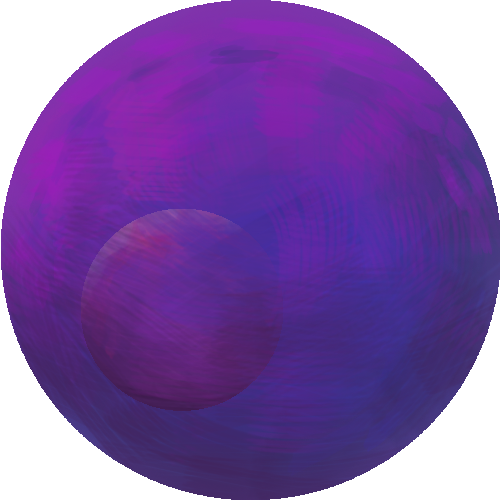
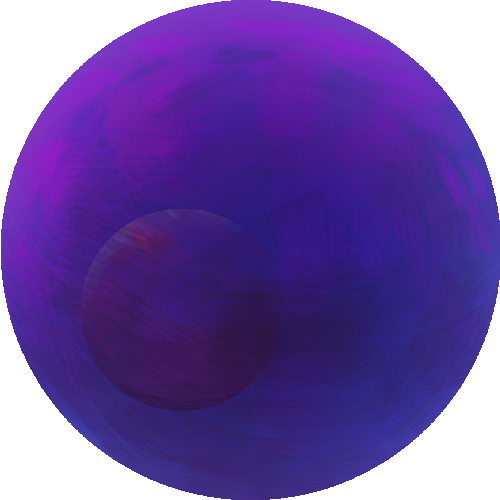
Comparing the layer stacks of the two w=500, h=500 images. Changes:
showed "Layer 2", opacity 100% → 53%, blend normal → overlay over [1, 0, 500, 500]
